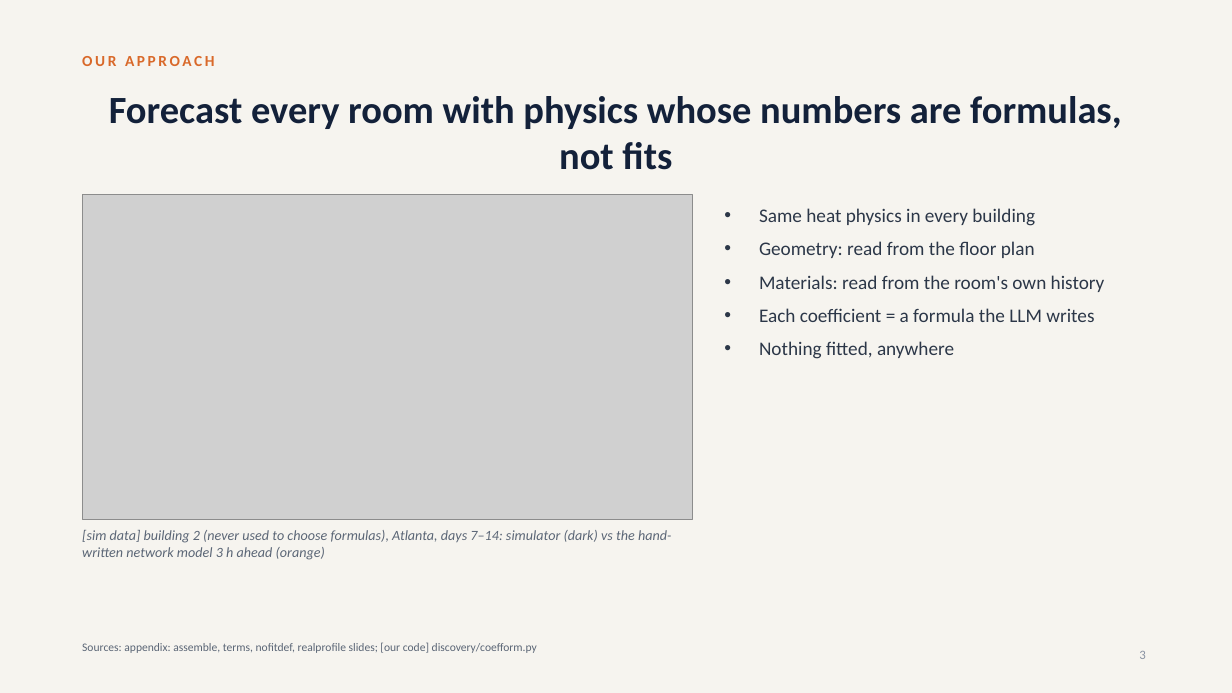
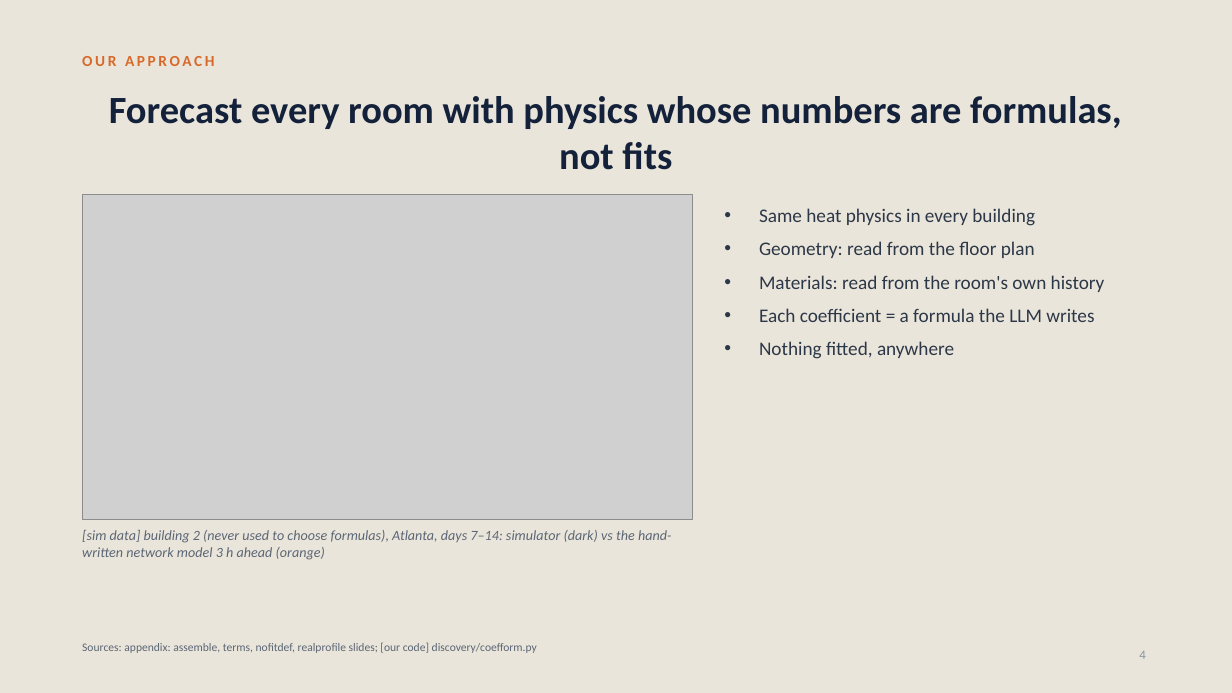
Before and after one commit to srivathsanb14/working-code, a slide deck: slide 4 of docs/One_Controller_for_Every_Building_meeting.pptx (slide 3 before the commit). Drawn at 1232x693 pixels with LibreOffice and Linux fonts; fonts in the diff are those of the drawing; grey boxes stand for pictures. Boxes give left, top, right and bottom in pixels: in the first picture for what was removed or moved away, otherwise in the second. Text is boxed around its words. In the diff, an @@ line names an element or a change of style, - is before the commit and + after.

```diff
--- a/docs/One_Controller_for_Every_Building_meeting.pptx
+++ b/docs/One_Controller_for_Every_Building_meeting.pptx
@@ background #F6F4EF to #EAE5DA @@
@@ page number at bbox=[1139, 651, 1145, 659]: text changed @@
-3
+4
```
Also in this commit, not shown: 2 other slides changed, 2 slides added, 2 slides removed, 2 other files.
